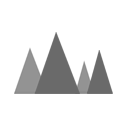
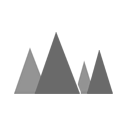
Revision of a layered w=128, h=128 image; what changed, layer by layer:
added layer "Layer 5" above "Layer 7" over [left=75, top=83, right=81, bottom=94]
added layer "Layer 8" above "Layer 6" over [left=75, top=83, right=81, bottom=94]
